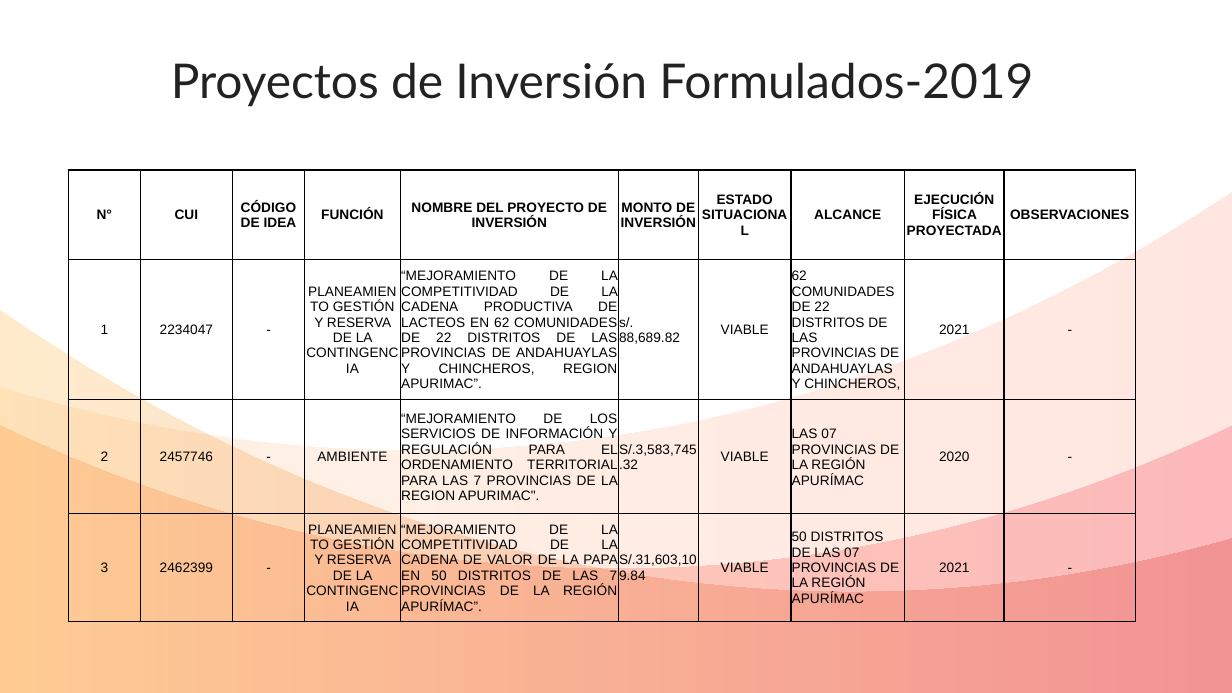
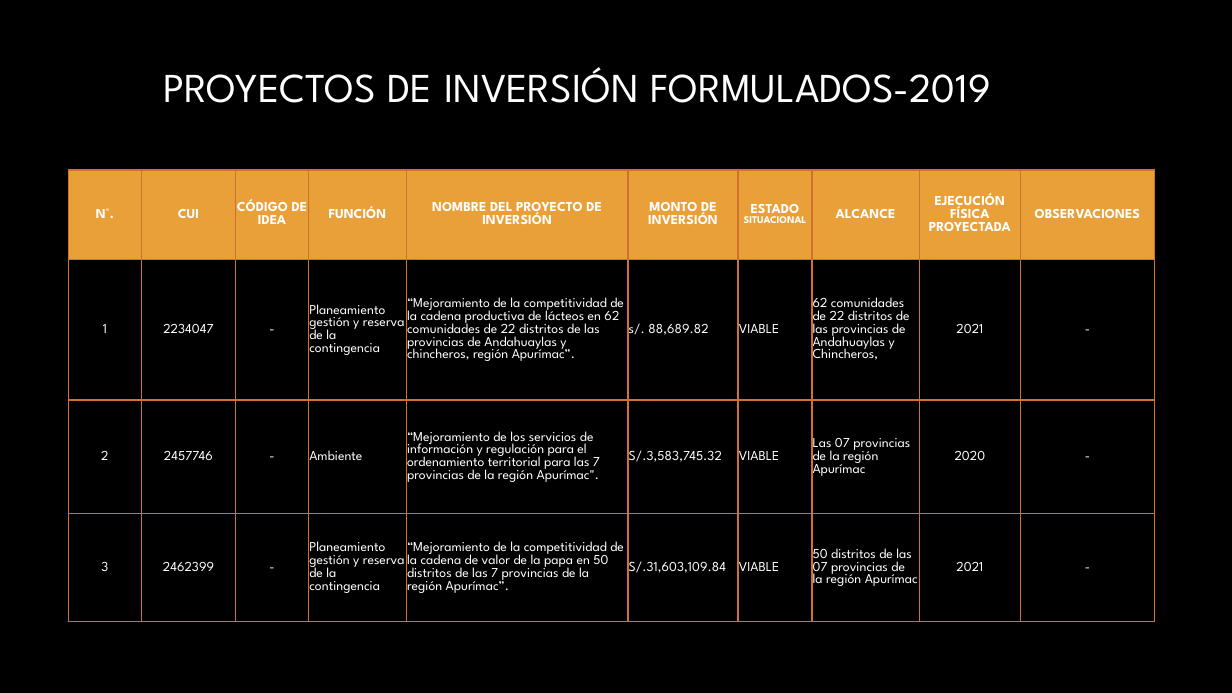
Before and after one commit to ORFEI-GRAP/Gestion-ORFEI, a slide deck: slide 2 of Proyectos Funcion - PRODUCCIÓN.pptx. Drawn at 1232x693 pixels with LibreOffice and Linux fonts; fonts in the diff are those of the drawing; background and template pictures are left out. Boxes give left, top, right and bottom in pixels: in the first picture for what was removed or moved away, otherwise in the second. Text is boxed around its words. In the diff, an @@ line names an element or a change of style, - is before the commit and + after.

```diff
--- a/Proyectos Funcion - PRODUCCIÓN.pptx
+++ b/Proyectos Funcion - PRODUCCIÓN.pptx
@@ background #FFFFFF to picture (left out) @@
@@ text at box(163, 67, 990, 103): text changed; size 28 to 24 pt; font Lato to League Spartan; text colour #222222 to gradient #FFFFFF to #A6A6A6 @@
-Proyectos de Inversión Formulados-2019
+PROYECTOS DE INVERSIÓN FORMULADOS-2019
@@ table at box(69, 170, 1153, 621) @@
-row 1, column 1: N°
+row 1, column 1: N°.
-row 2: 1 | 2234047 | - | PLANEAMIENTO GESTIÓN Y RESERVA DE LA CONTINGENCIA | “MEJORAMIENTO DE LA COMPETITIVIDAD DE LA CADENA PRODUCTIVA DE LACTEOS EN 62 COMUNIDADES DE 22 DISTRITOS DE LAS PROVINCIAS DE ANDAHUAYLAS Y CHINCHEROS, REGION APURIMAC”. | s/. 88,689.82 | VIABLE | 62 COMUNIDADES DE 22 DISTRITOS DE LAS PROVINCIAS DE ANDAHUAYLAS Y CHINCHEROS, | 2021 | -
+row 2: 1 | 2234047 | - | Planeamiento gestión y reserva de la contingencia | “Mejoramiento de la competitividad de la cadena productiva de lácteos en 62 comunidades de 22 distritos de las provincias de Andahuaylas y chincheros, región Apurímac”. | s/. 88,689.82 | VIABLE | 62 comunidades de 22 distritos de las provincias de Andahuaylas y Chincheros, | 2021 | -
-row 3: 2 | 2457746 | - | AMBIENTE | “MEJORAMIENTO DE LOS SERVICIOS DE INFORMACIÓN Y REGULACIÓN PARA EL ORDENAMIENTO TERRITORIAL PARA LAS 7 PROVINCIAS DE LA REGION APURIMAC". | S/.3,583,745.32 | VIABLE | LAS 07 PROVINCIAS DE LA REGIÓN APURÍMAC | 2020 | -
+row 3: 2 | 2457746 | - | Ambiente | “Mejoramiento de los servicios de información y regulación para el ordenamiento territorial para las 7 provincias de la región Apurímac". | S/.3,583,745.32 | VIABLE | Las 07 provincias de la región Apurímac | 2020 | -
-row 4: 3 | 2462399 | - | PLANEAMIENTO GESTIÓN Y RESERVA DE LA CONTINGENCIA | “MEJORAMIENTO DE LA COMPETITIVIDAD DE LA CADENA DE VALOR DE LA PAPA EN 50 DISTRITOS DE LAS 7 PROVINCIAS DE LA REGIÓN APURÍMAC”. | S/.31,603,109.84 | VIABLE | 50 DISTRITOS DE LAS 07 PROVINCIAS DE LA REGIÓN APURÍMAC | 2021 | -
+row 4: 3 | 2462399 | - | Planeamiento gestión y reserva de la contingencia | “Mejoramiento de la competitividad de la cadena de valor de la papa en 50 distritos de las 7 provincias de la región Apurímac”. | S/.31,603,109.84 | VIABLE | 50 distritos de las 07 provincias de la región Apurímac | 2021 | -
@@ fill none to #E9A039 in row 1 @@
@@ font Arial to League Spartan, text colour #000000 to #FFFFFF in "CUI", "CÓDIGO DE IDEA", "FUNCIÓN", "NOMBRE DEL PROYECTO DE INVERSIÓN" and 26 more places @@
@@ size 8 to 6 pt in "SITUACIONAL" @@
@@ alignment centre to left @@
@@ borders changed @@
@@ table: place and size @@
-table at box(69, 170, 1136, 621)
+table at box(69, 170, 1153, 621)
@@ freeform shape removed at box(0, 192, 1232, 693) @@
@@ freeform shape removed at box(0, 309, 1232, 692) @@
@@ freeform shape removed at box(0, 425, 1232, 692) @@
```
Also in this commit, not shown: 5 other slides changed.
